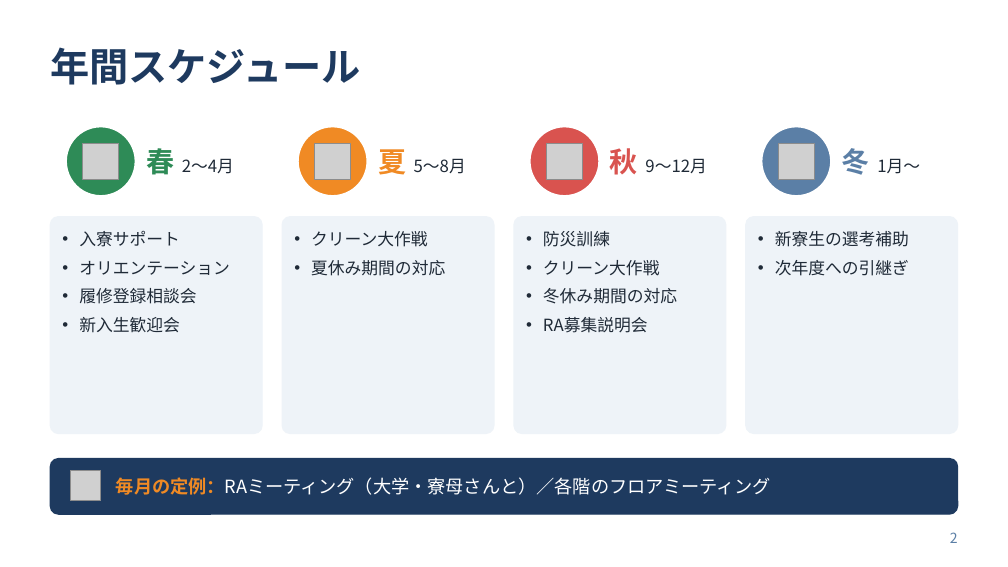
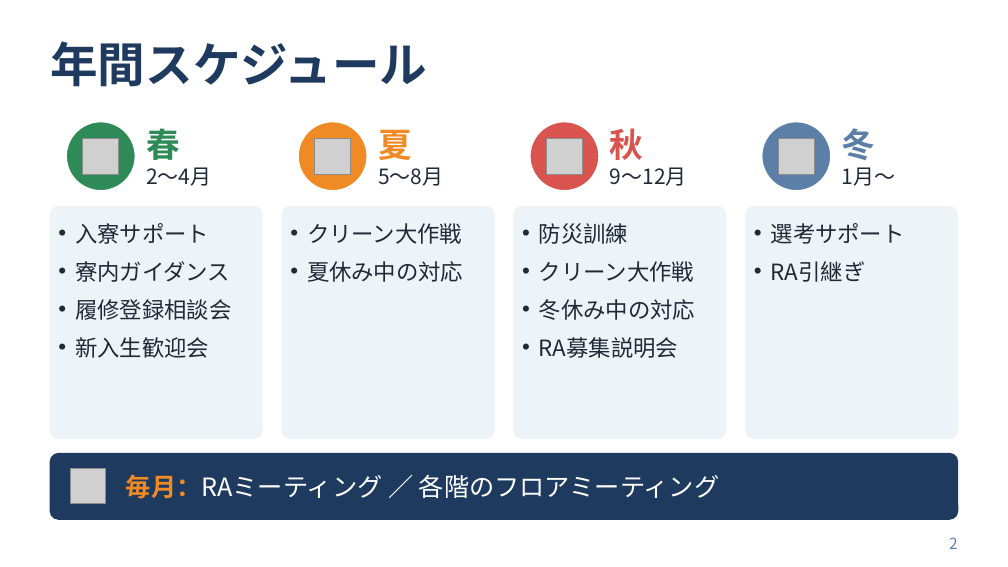
Before and after one commit to kouhiro09070305-create/-, a slide deck: slide 2 of RA募集説明会_RAプレゼン_20261023.pptx. Drawn at 1008x567 pixels with LibreOffice and Linux fonts; fonts in the diff are those of the drawing; grey boxes stand for pictures. Boxes give left, top, right and bottom in pixels: in the first picture for what was removed or moved away, otherwise in the second. Text is boxed around its words. In the diff, an @@ line names an element or a change of style, - is before the commit and + after.

```diff
--- a/RA募集説明会_RAプレゼン_20261023.pptx
+++ b/RA募集説明会_RAプレゼン_20261023.pptx
@@ title "年間スケジュール" at (50,41,427,87): size 28 to 34 pt @@
@@ text at (146,128,211,186): text changed; size 12 to 15 pt @@
-春 2〜4月
+春
+2〜4月
@@ text at (378,129,443,186): text changed; size 12 to 15 pt @@
-夏 5〜8月
+夏
+5〜8月
@@ text at (610,128,687,186): text changed; size 12 to 15 pt @@
-秋 9〜12月
+秋
+9〜12月
@@ 4 pictures, 4 ellipses: place and size @@
-4 pictures, 4 ellipses at (66,126,832,197)
+4 pictures, 4 ellipses at (66,121,832,192)
@@ text at (842,128,896,186): text changed; size 12 to 15 pt @@
-冬 1月〜
+冬
+1月〜
@@ rounded rectangle: place and size @@
-rounded rectangle at (50,217,262,433)
+rounded rectangle at (50,207,262,438)
@@ rounded rectangle: place and size @@
-rounded rectangle at (282,217,494,433)
+rounded rectangle at (282,207,494,438)
@@ rounded rectangle: place and size @@
-rounded rectangle at (514,217,726,433)
+rounded rectangle at (514,207,726,438)
@@ rounded rectangle: place and size @@
-rounded rectangle at (746,217,958,433)
+rounded rectangle at (746,207,958,438)
@@ text "入寮サポート": place and size @@
-text "入寮サポート" at (79,231,230,333)
+text "入寮サポート" at (75,223,231,358)
@@ text at (75,223,231,358): size 12 to 16 pt in "入寮サポート", "履修登録相談会", "新入生歓迎会"; more space between paragraphs @@
@@ text "クリーン大作戦": place and size @@
-text "クリーン大作戦" at (311,231,445,276)
+text "クリーン大作戦" at (307,223,463,282)
@@ text at (307,223,462,244): size 12 to 16 pt in "クリーン大作戦"; more space between paragraphs @@
@@ text "防災訓練": place and size @@
-text "防災訓練" at (543,231,677,333)
+text "防災訓練" at (539,223,695,358)
@@ text at (539,223,694,358): size 12 to 16 pt in "防災訓練", "クリーン大作戦", "RA募集説明会"; more space between paragraphs @@
@@ text at (771,223,905,282): text changed; size 12 to 16 pt @@
-• 新寮生の選考補助
-• 次年度への引継ぎ
+• 選考サポート
+• RA引継ぎ
@@ text at (75,261,230,282): text changed; size 12 to 16 pt @@
-• オリエンテーション
+• 寮内ガイダンス
@@ text at (307,261,463,282): text changed; size 12 to 16 pt @@
-• 夏休み期間の対応
+• 夏休み中の対応
@@ text at (539,299,695,320): text changed; size 12 to 16 pt @@
-• 冬休み期間の対応
+• 冬休み中の対応
@@ rounded rectangle: place and size @@
-rounded rectangle at (50,459,958,514)
+rounded rectangle at (50,454,958,519)
@@ rounded rectangle at (50,454,958,519): proportions changed @@
@@ picture: place and size @@
-picture at (71,471,101,501)
+picture at (71,469,106,504)
@@ text at (126,474,719,499): text changed; size 13 to 18 pt @@
-毎月の定例：RAミーティング（大学・寮母さんと）／各階のフロアミーティング
+毎月：RAミーティング ／ 各階のフロアミーティング
@@ page number at (949,537,958,549): size 10 to 11 pt @@
```
Also in this commit, not shown: 5 other slides changed.
